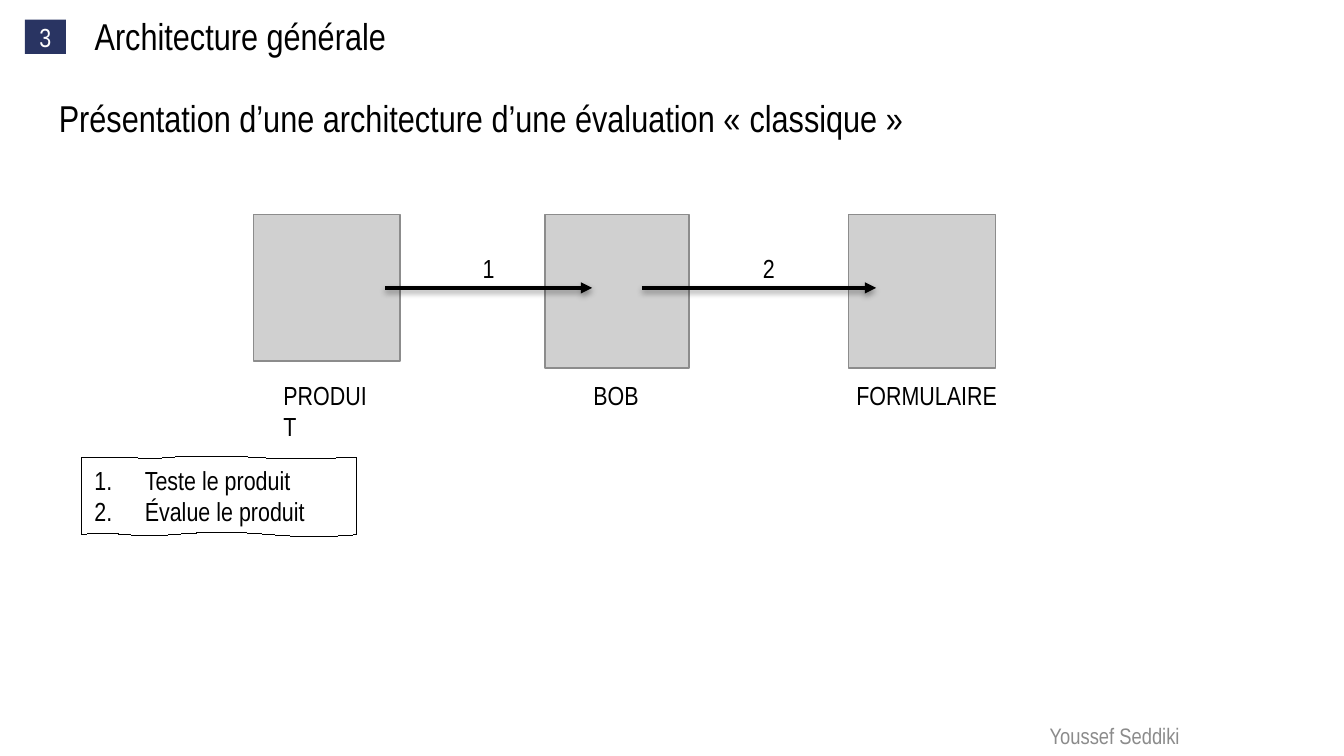
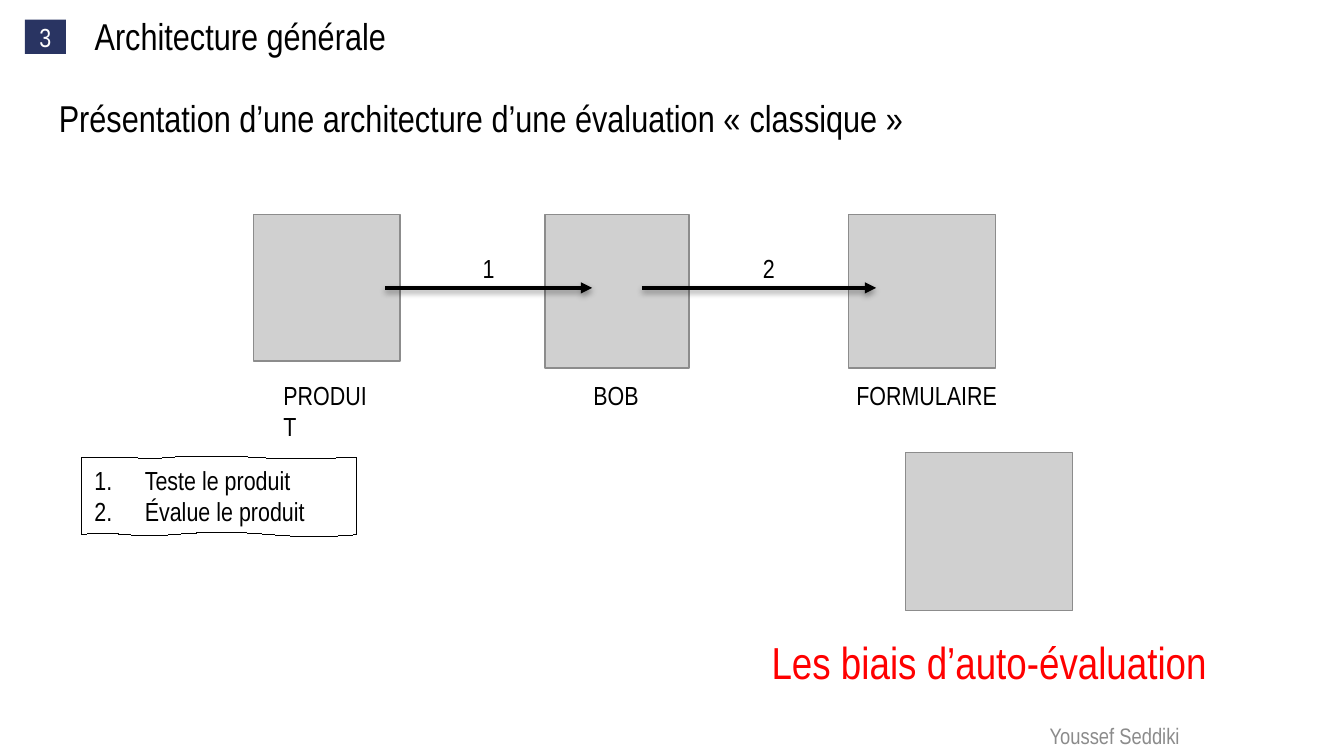
Before and after one commit to yseddiki/TFE, a slide deck: slide 5 of TFE V2.pptx. Drawn at 1344x756 pixels with LibreOffice and Linux fonts; fonts in the diff are those of the drawing; grey boxes stand for pictures. Boxes give left, top, right and bottom in pixels: in the first picture for what was removed or moved away, otherwise in the second. Text is boxed around its words. In the diff, an @@ line names an element or a change of style, - is before the commit and + after.

```diff
--- a/TFE V2.pptx
+++ b/TFE V2.pptx
@@ picture added at <box>906,453,1073,612</box> @@
@@ text added at <box>772,646,1207,680</box>, 24 pt, text #FF0000 @@
+Les biais d’auto-évaluation
```
Also in this commit, not shown: 3 other slides changed, 7 slides added.
